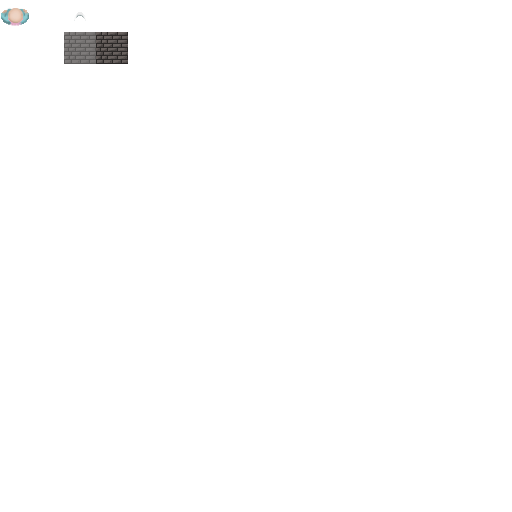
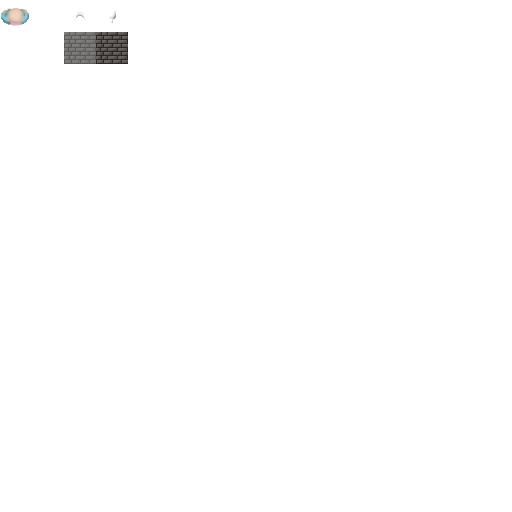
Layered file, before and after one edit (512 x 512). Changes by layer:
painted on "Layer 2" over [109, 10, 116, 24]
